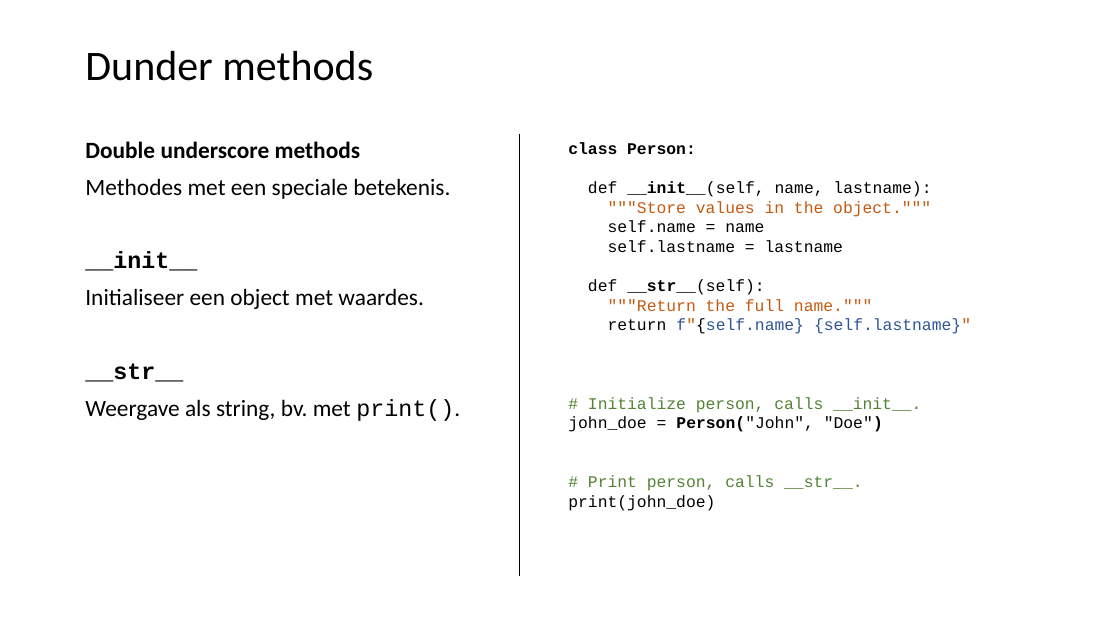
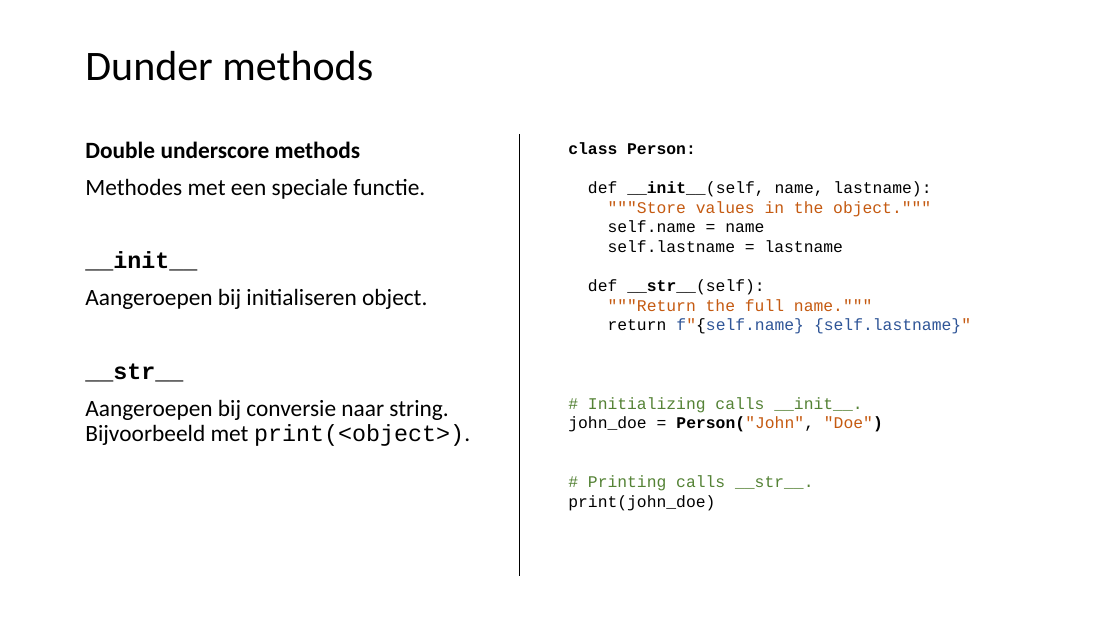
Before and after one commit to LFKoning/knowledge-sharing, a slide deck: slide 53 of python_course/1_basics_classes/python_cursus_1.pptx (slide 54 before the commit). Drawn at 1120x630 pixels with LibreOffice and Linux fonts; fonts in the diff are those of the drawing. Boxes give left, top, right and bottom in pixels: in the first picture for what was removed or moved away, otherwise in the second. Text is boxed around its words. In the diff, an @@ line names an element or a change of style, - is before the commit and + after.

```diff
--- a/python_course/1_basics_classes/python_cursus_1.pptx
+++ b/python_course/1_basics_classes/python_cursus_1.pptx
@@ text at [85, 178, 425, 199]: text changed @@
-Methodes met een speciale betekenis.
+Methodes met een speciale functie.
@@ text at [85, 288, 427, 309]: text changed @@
-Initialiseer een object met waardes.
+Aangeroepen bij initialiseren object.
@@ text at [85, 399, 470, 446]: text changed @@
-Weergave als string, bv. met print().
+Aangeroepen bij conversie naar string. Bijvoorbeeld met print(<object>).
@@ text at [568, 416, 883, 432]: text colour #000000 to #C55A11 in "Person("John", "Doe")" @@
@@ text at [588, 397, 862, 413]: text changed @@
-# Initialize person, calls __init__.
+# Initializing calls __init__.
@@ text at [588, 475, 813, 491]: text changed @@
-# Print person, calls __str__.
+# Printing calls __str__.
```
Also in this commit, not shown: 24 other slides changed, 1 slide added, 2 slides removed, 5 other files.
